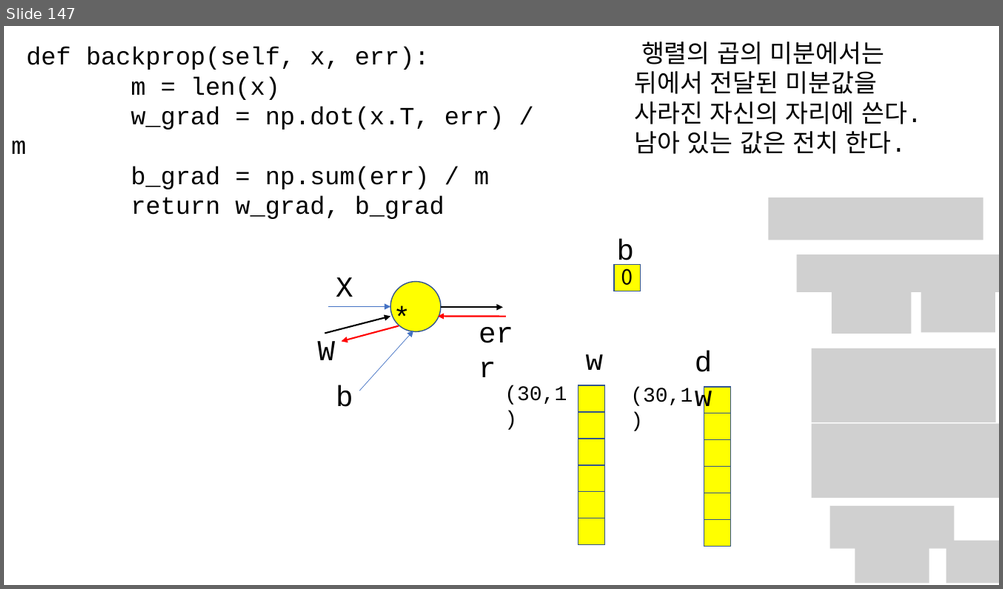
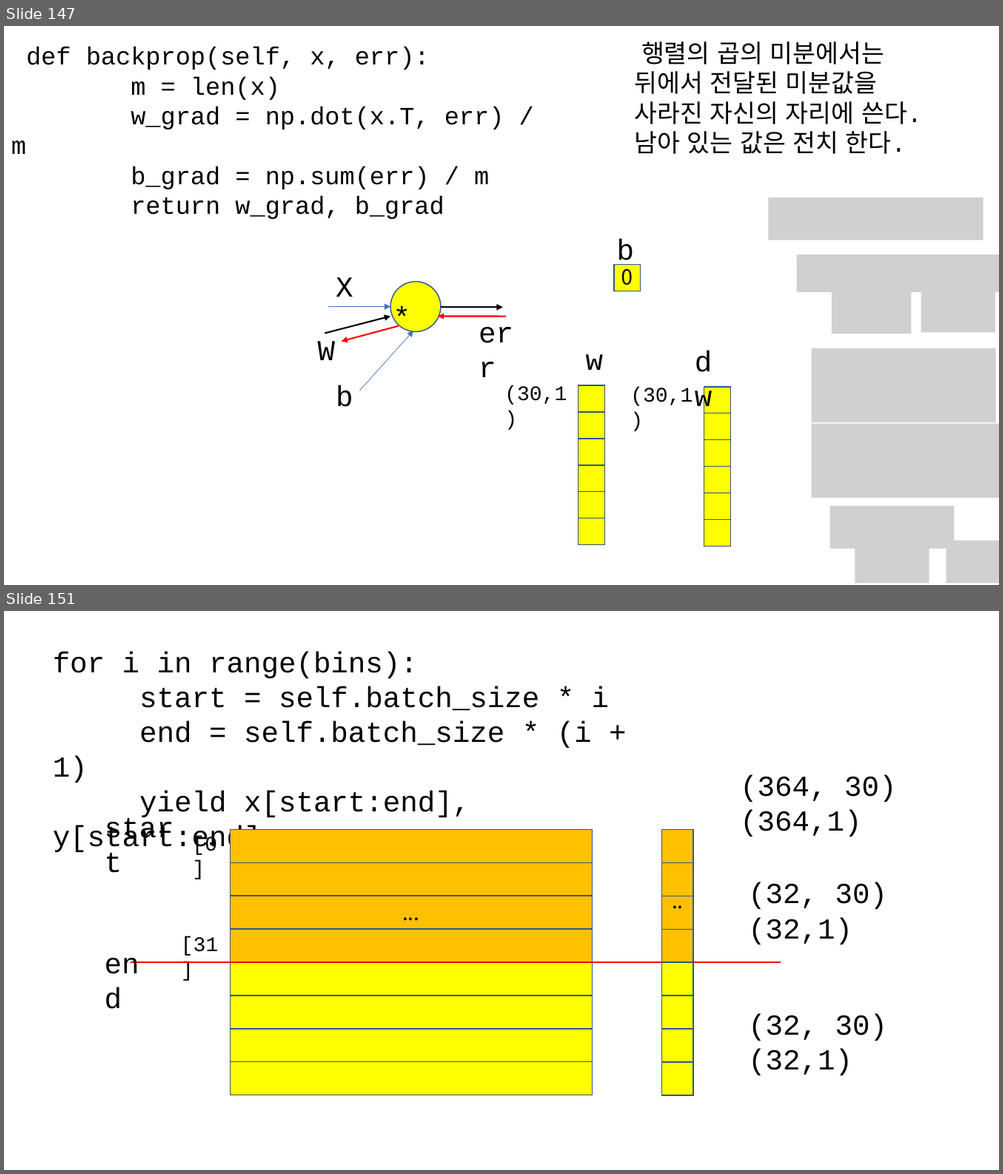
Before and after one commit to kjungmo/SBA2020_dataScience, a slide deck: 데이터분석.pptx. Shown one above the other, each under a label of ours: slide 147 before the commit, slides 147 and 151 after it; the slides between them are not shown. The pictures are 1003x589 and 1003x1174 pixels, drawn with LibreOffice and Linux fonts; fonts in the diff are those of the drawing; grey boxes stand for pictures; background and template pictures are left out. Boxes give left, top, right and bottom in pixels: in the first picture for what was removed or moved away, otherwise in the second. Text is boxed around its words. In the diff, an @@ line names an element or a change of style, - is before the commit and + after.

```diff
--- a/데이터분석.pptx
+++ b/데이터분석.pptx
@@ slide 151 added at (4,611,999,1170), background #FFFFFF @@
@@ text added at (53,651,609,854), 28 pt, text #000000 @@
+for i in range(bins):
+start = self.batch_size * i
+end = self.batch_size * (i + 1)
+yield x[start:end], y[start:end]
@@ text added at (740,775,896,837), 28 pt, text #000000 @@
+(364, 30) (364,1)
@@ text added at (244,791,469,817), 28 pt, text #000000 @@
+end
@@ text added at (53,826,262,854), 28 pt, text #000000 @@
+start
@@ rectangle added at (230,829,592,863), fill #FFC000, outline #325491 1 pt @@
@@ rectangle added at (661,829,693,863), fill #FFC000, outline #325491 1 pt @@
@@ text added at (192,836,217,855), 20 pt, text #000000 @@
+[0]
@@ rectangle added at (230,863,592,897), fill #FFC000, outline #325491 1 pt @@
@@ rectangle added at (661,863,693,897), fill #FFC000, outline #325491 1 pt @@
@@ rectangle added at (230,896,592,930), fill #FFC000, outline #325491 1 pt, 20 pt, text #000000 @@
+...
@@ rectangle added at (661,896,693,930), fill #FFC000, outline #325491 1 pt, 20 pt, text #000000 @@
+...
@@ text added at (748,883,887,945), 28 pt, text #000000 @@
+(32, 30) (32,1)
@@ text added at (181,937,218,956), 20 pt, text #000000 @@
+[31]
@@ rectangle added at (230,930,592,963), fill #FFC000, outline #325491 1 pt @@
@@ rectangle added at (661,930,693,963), fill #FFC000, outline #325491 1 pt @@
@@ line added from (130, 963) to (781, 963), #FF0000 1 pt @@
@@ rectangle added at (230,963,592,996), fill #FFFF00, outline #325491 1 pt @@
@@ rectangle added at (661,963,693,996), fill #FFFF00, outline #325491 1 pt @@
@@ rectangle added at (230,996,592,1030), fill #FFFF00, outline #325491 1 pt @@
@@ rectangle added at (661,996,693,1030), fill #FFFF00, outline #325491 1 pt @@
@@ rectangle added at (230,1029,592,1062), fill #FFFF00, outline #325491 1 pt @@
@@ rectangle added at (661,1030,693,1063), fill #FFFF00, outline #325491 1 pt @@
@@ text added at (748,1014,887,1076), 28 pt, text #000000 @@
+(32, 30) (32,1)
@@ rectangle added at (230,1062,592,1096), fill #FFFF00, outline #325491 1 pt @@
@@ rectangle added at (661,1062,693,1096), fill #FFFF00, outline #325491 1 pt @@
```
Also in this commit, not shown: 2 slides changed, 13 other slides added, 3 other files.
